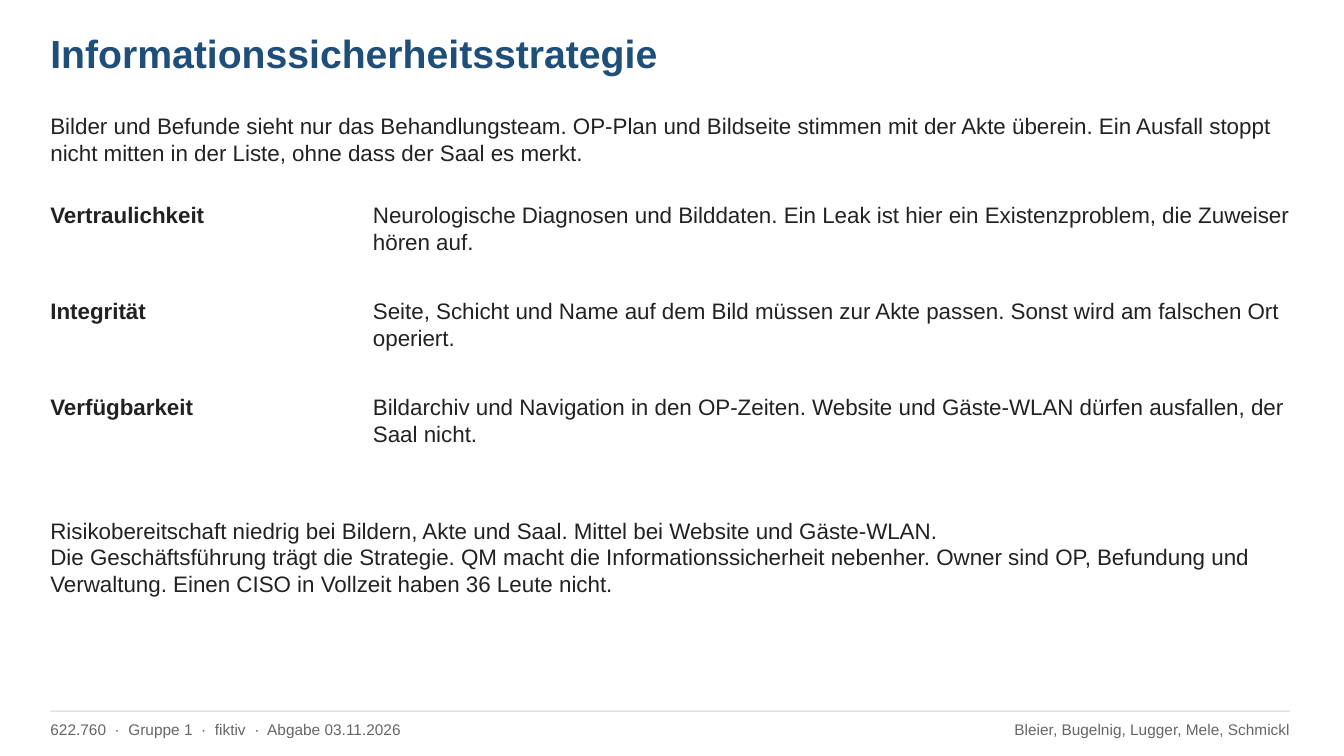
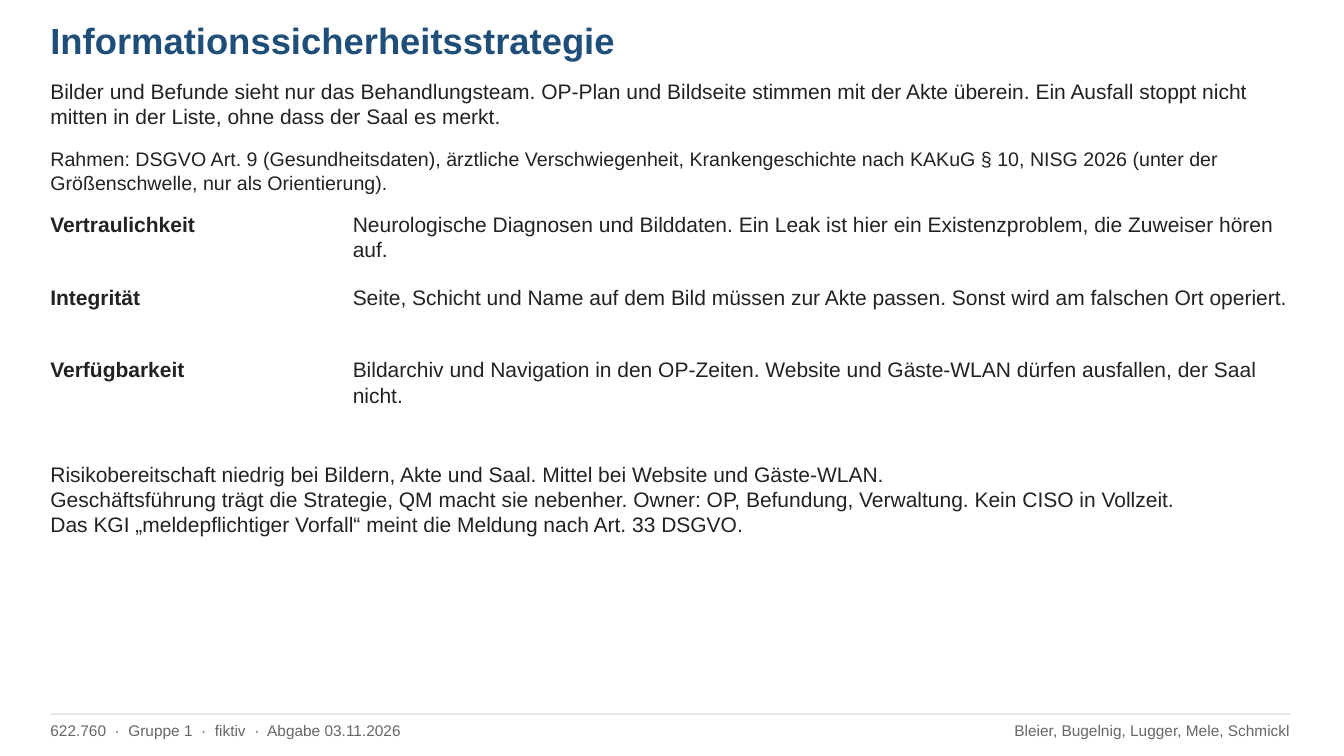
Before and after one commit to raphaelbleier/aau_26W_bleier, a slide deck: slide 3 of Informationssicherheitsmanagement/gruppenarbeit1/Gruppenarbeit1_Informationssicherheitsstrategie.pptx. Drawn at 1344x756 pixels with LibreOffice and Linux fonts; fonts in the diff are those of the drawing. Boxes give left, top, right and bottom in pixels: in the first picture for what was removed or moved away, otherwise in the second. Text is boxed around its words. In the diff, an @@ line names an element or a change of style, - is before the commit and + after.

```diff
--- a/Informationssicherheitsmanagement/gruppenarbeit1/Gruppenarbeit1_Informationssicherheitsstrategie.pptx
+++ b/Informationssicherheitsmanagement/gruppenarbeit1/Gruppenarbeit1_Informationssicherheitsstrategie.pptx
@@ text "Informationssicherheitsstrategie": place and size @@
-text "Informationssicherheitsstrategie" at box(50, 39, 657, 76)
+text "Informationssicherheitsstrategie" at box(50, 27, 614, 62)
@@ text "Informationssicherheitsstrategie" at box(50, 27, 614, 62): size 28 to 26 pt @@
@@ text "Bilder und Befunde sieht nur ...": place and size @@
-text "Bilder und Befunde sieht nur ..." at box(50, 117, 1270, 164)
+text "Bilder und Befunde sieht nur ..." at box(50, 83, 1246, 127)
@@ text added at box(50, 151, 1217, 194), 14 pt, text #222222 @@
+Rahmen: DSGVO Art. 9 (Gesundheitsdaten), ärztliche Verschwiegenheit, Krankengeschichte nach KAKuG § 10, NISG 2026 (unter der Größenschwelle, nur als Orientierung).
@@ text "Vertraulichkeit": place and size @@
-text "Vertraulichkeit" at box(50, 206, 204, 224)
+text "Vertraulichkeit" at box(50, 216, 195, 232)
@@ text "Neurologische Diagnosen und Bilddaten. Ein ...": place and size @@
-text "Neurologische Diagnosen und Bilddaten. Ein ..." at box(373, 206, 1289, 251)
+text "Neurologische Diagnosen und Bilddaten. Ein ..." at box(353, 216, 1273, 257)
@@ text "Integrität": place and size @@
-text "Integrität" at box(50, 302, 145, 324)
+text "Integrität" at box(50, 289, 140, 309)
@@ text "Seite, Schicht und Name auf ...": place and size @@
-text "Seite, Schicht und Name auf ..." at box(373, 302, 1279, 351)
+text "Seite, Schicht und Name auf ..." at box(353, 289, 1287, 309)
@@ size 16 to 15 pt in 7 elements at box(50, 83, 1246, 127), box(353, 216, 1273, 257), box(50, 216, 195, 232), box(353, 289, 1287, 309), box(50, 289, 140, 309), box(353, 361, 1256, 403), box(50, 361, 184, 382) @@
@@ text "Verfügbarkeit": place and size @@
-text "Verfügbarkeit" at box(50, 398, 193, 420)
+text "Verfügbarkeit" at box(50, 361, 184, 382)
@@ text "Bildarchiv und Navigation in den ...": place and size @@
-text "Bildarchiv und Navigation in den ..." at box(373, 398, 1283, 443)
+text "Bildarchiv und Navigation in den ..." at box(353, 361, 1256, 403)
@@ text "Risikobereitschaft niedrig bei Bildern, Akte ...": place and size @@
-text "Risikobereitschaft niedrig bei Bildern, Akte ..." at box(50, 522, 1248, 597)
+text "Risikobereitschaft niedrig bei Bildern, Akte ..." at box(50, 466, 1174, 537)
@@ text at box(50, 466, 883, 486): size 16 to 15 pt in "Risikobereitschaft niedrig bei Bildern, Akte und Saal. ..." @@
@@ text at box(50, 491, 1174, 537): text changed; size 16 to 15 pt @@
-Die Geschäftsführung trägt die Strategie. QM macht die Informationssicherheit nebenher. Owner sind OP, Befundung und Verwaltung. Einen CISO in Vollzeit haben 36 Leute nicht.
+Geschäftsführung trägt die Strategie, QM macht sie nebenher. Owner: OP, Befundung, Verwaltung. Kein CISO in Vollzeit.
+Das KGI „meldepflichtiger Vorfall“ meint die Meldung nach Art. 33 DSGVO.
```
Also in this commit, not shown: 3 other slides changed, 1 other file.
